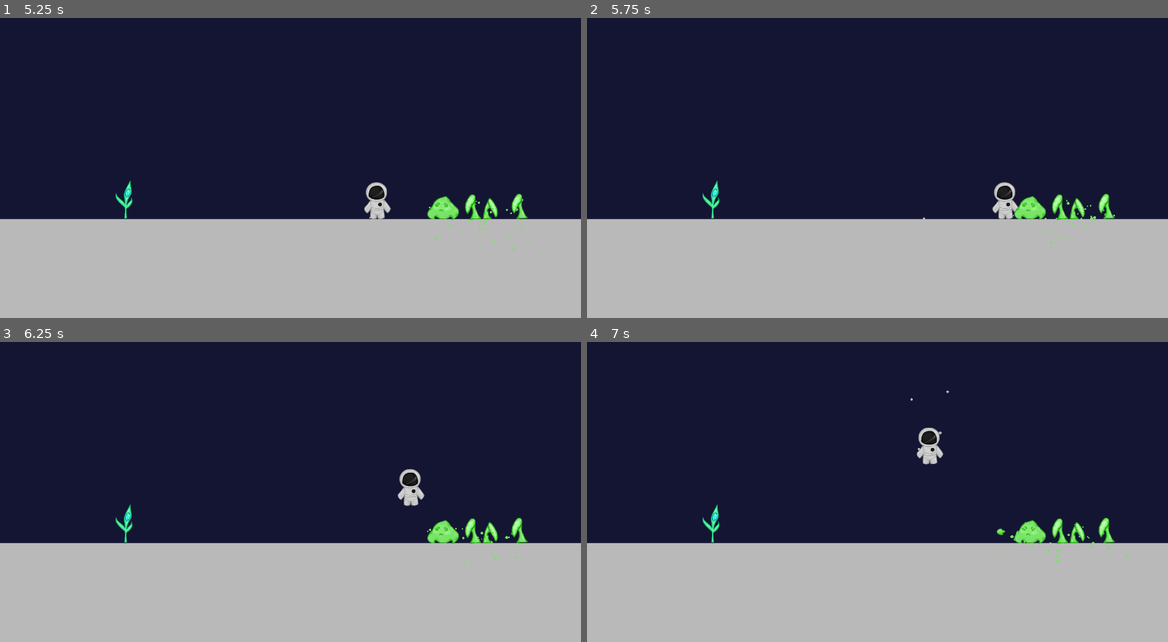
Above: before the commit, frames 1-4 (two rows, left to right).
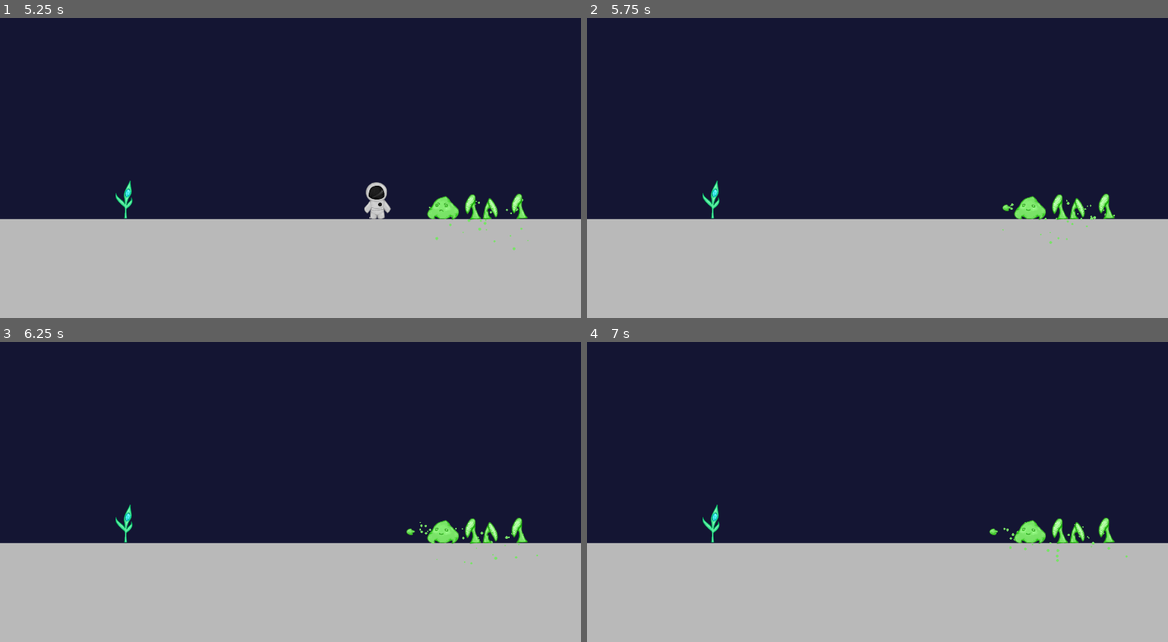
Above: after the commit, the same moments.

Repository: 7riciu/out-of-space
Game: Godot game, scene res://scenes/game.tscn
The game is run twice, just before and just after one commit, with the same random seed, the same clock (stepped at 60 frames per second) and the same inputs.
Inputs:
- Up to frame 1 (5.25 s): tap Enter at 0.5 s; hold D (Right) 0.53-2.03 s; tap E (e) at 0.6, 1.35, 2.3, 3.05, 3.6, 4.35 s; tap Space (Jump) at 0.77, 1.52, 3.02, 3.77, 4.52 s; hold A (Left) 2.03-2.78 s; tap Alt at 2.1, 5.1 s; hold D (Right) 2.78-4.28 s; tap Shift at 2.85 s; hold A (Left) 4.28-5.03 s; hold D (Right) from 5.03 s (still down)
- Up to frame 2 (5.75 s): keep holding D (Right); tap E (e) at 5.3 s
- Up to frame 3 (6.25 s): release D (Right) at 5.78 s; hold A (Left) from 5.78 s (still down); tap Shift at 5.85 s; tap Space (Jump) at 6.02 s; tap E (e) at 6.05 s
- Up to frame 4 (7 s): keep holding A (Left); tap E (e) at 6.6 s; tap Space (Jump) at 6.77 s

Frame 1 is identical in both runs. In frame 2, 0.4% of the frame differs, in the area x 57-78%, y 54-68%; in frame 3, 0.4%; in frame 4, 0.5%, in the area x 55-78%, y 16-71%.

Commit message:
You can feed the slime to make him happy and friendly

Diff:
--- a/scenes/calm_plant.tscn
+++ b/scenes/calm_plant.tscn
@@ -21,7 +21,7 @@
 [sub_resource type="CircleShape2D" id="CircleShape2D_2vomg"]
 radius = 91.08787
 
-[node name="Area2D" type="Area2D"]
+[node name="Area2D" type="Area2D" groups=["calm_plant"]]
 script = ExtResource("1_lmddm")
 
 [node name="AnimatedSprite2D" type="AnimatedSprite2D" parent="."]
--- a/scripts/calm_plant.gd
+++ b/scripts/calm_plant.gd
@@ -1,6 +1,7 @@
 extends Area2D
 
 @onready var slime = get_tree().get_first_node_in_group("slime")
+@onready var slime_area = get_tree().get_first_node_in_group("slime_area")
 @onready var collected = false
 var can_interact = false
 
@@ -11,6 +12,8 @@
 func _process(_delta: float) -> void:
 	if can_interact and Input.is_action_just_pressed("e"):
 		collected = true
+
+	if slime_area.can_interact and Input.is_action_just_pressed("e"):
 		slime.happy = true
 
 func on_body_entered(body):
--- a/scripts/slime.gd
+++ b/scripts/slime.gd
@@ -2,6 +2,7 @@
 
 @onready var slime_area = get_tree().get_first_node_in_group("slime_area")
 @onready var player = get_tree().get_first_node_in_group("player")
+@onready var calm_plant = get_tree().get_first_node_in_group("calm_plant")
 @onready var slime_splash_scene = preload("res://scenes/slime_splash.tscn")
 @onready var slime_splash_animation = get_tree().get_first_node_in_group("slime_splash_animation")
 @onready var slime_splash_instance = null
@@ -17,11 +18,21 @@
 
 func angry():
 	$AnimatedSprite2D.play("angry")
-	await get_tree().create_timer(2.0).timeout
+	await get_tree().create_timer(1.0).timeout
+
+	if happy or not slime_area.can_interact:
+		$AnimatedSprite2D.play("idle")
+		return
+
 	$AnimatedSprite2D.play("attack")
 	if slime_splash_instance == null:
 		slime_splash_instance = slime_splash_scene.instantiate()
 		slime_splash_instance.position = self.position + Vector2(-60, 0)
 		get_tree().current_scene.add_child(slime_splash_instance)
-	await get_tree().create_timer(2.0).timeout
+
+	if happy or not slime_area.can_interact:
+		$AnimatedSprite2D.play("idle")
+		return
+
+	await get_tree().create_timer(1.0).timeout
 	$AnimatedSprite2D.play("angry")
